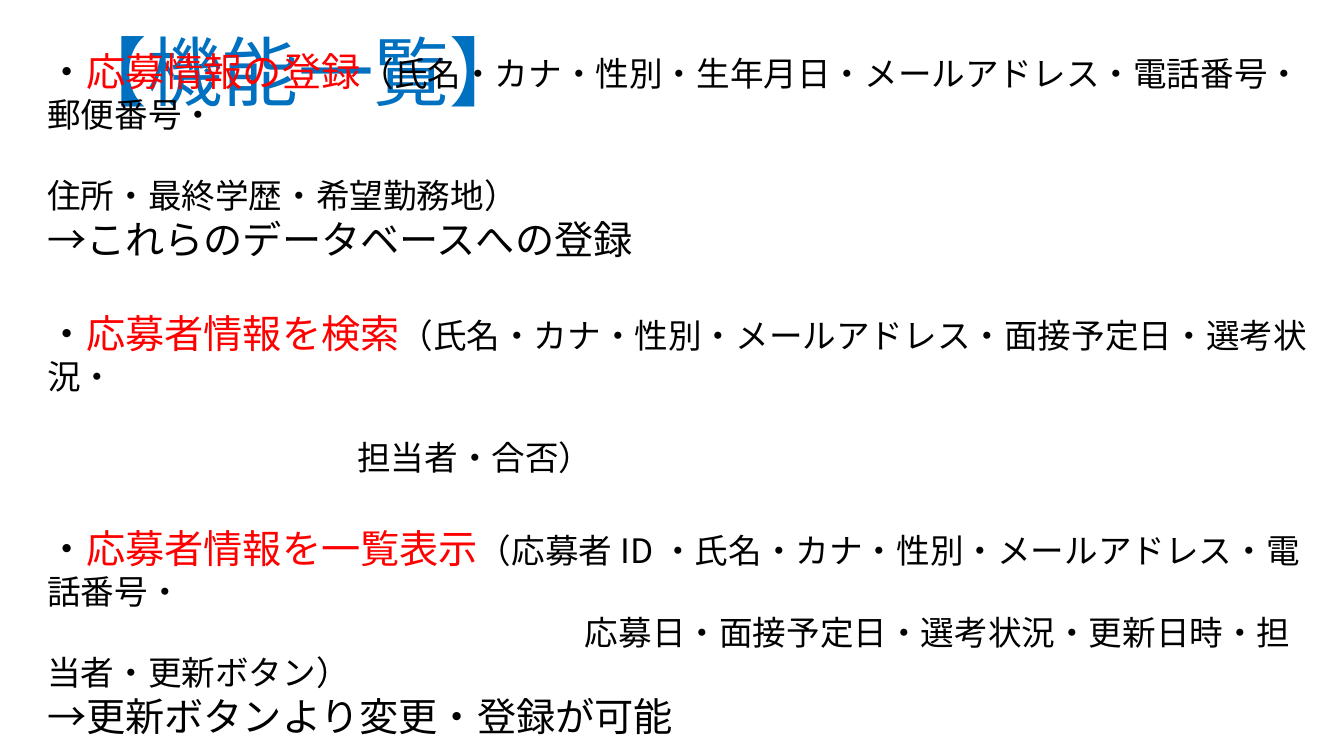
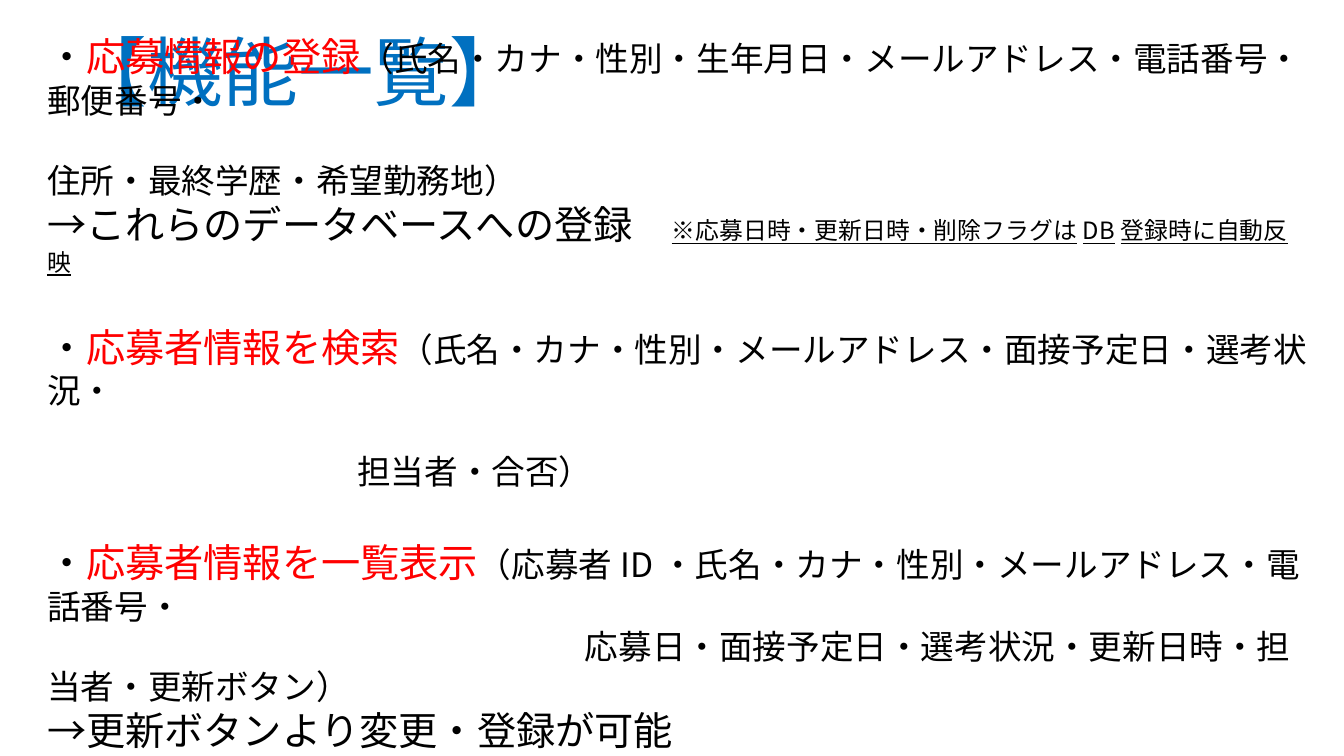
Before and after one commit to nozomi-watanabe1214/my_application, a slide deck: slide 6 of 採用管理システム.pptx. Drawn at 1344x756 pixels with LibreOffice and Linux fonts; fonts in the diff are those of the drawing. Boxes give left, top, right and bottom in pixels: in the first picture for what was removed or moved away, otherwise in the second. Text is boxed around its words. In the diff, an @@ line names an element or a change of style, - is before the commit and + after.

Commit message:
採用管理システム　紹介用パワーポイント（機能一覧 記入(追記)）

```diff
--- a/採用管理システム.pptx
+++ b/採用管理システム.pptx
@@ text at (47,205,1077,244): text changed; size 28 to 17 pt @@
-→これらのデータベースへの登録
+→これらのデータベースへの登録 ※応募日時・更新日時・削除フラグはDB登録時に自動反映
```
